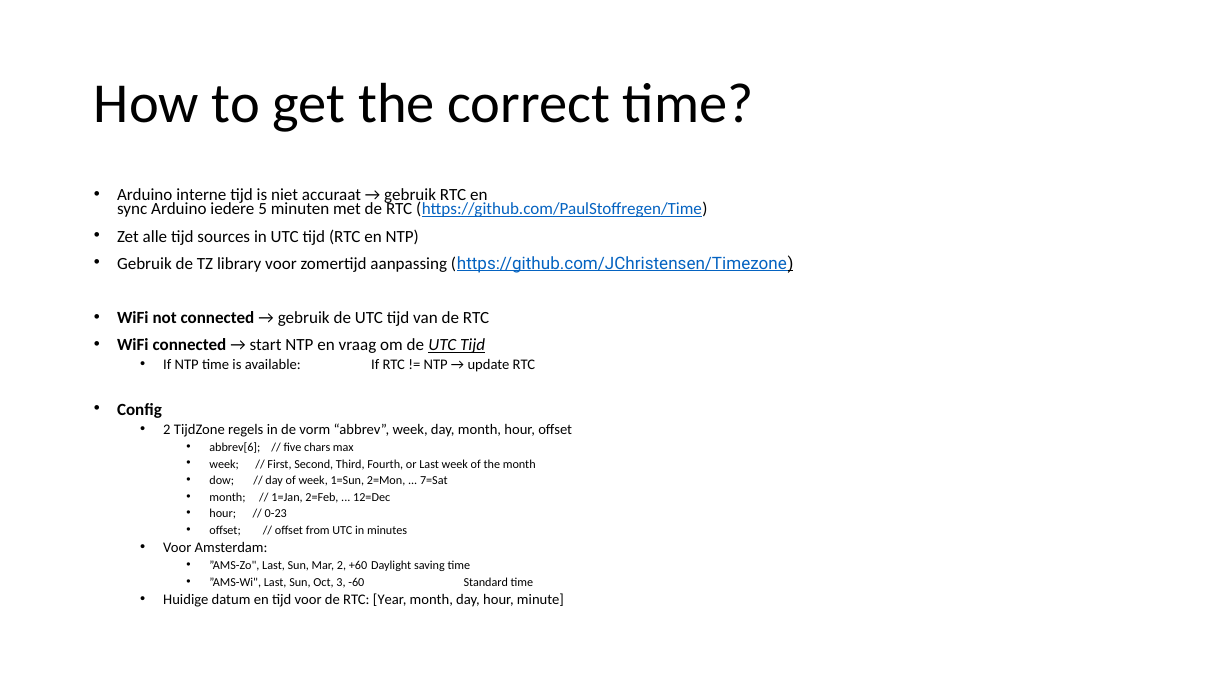
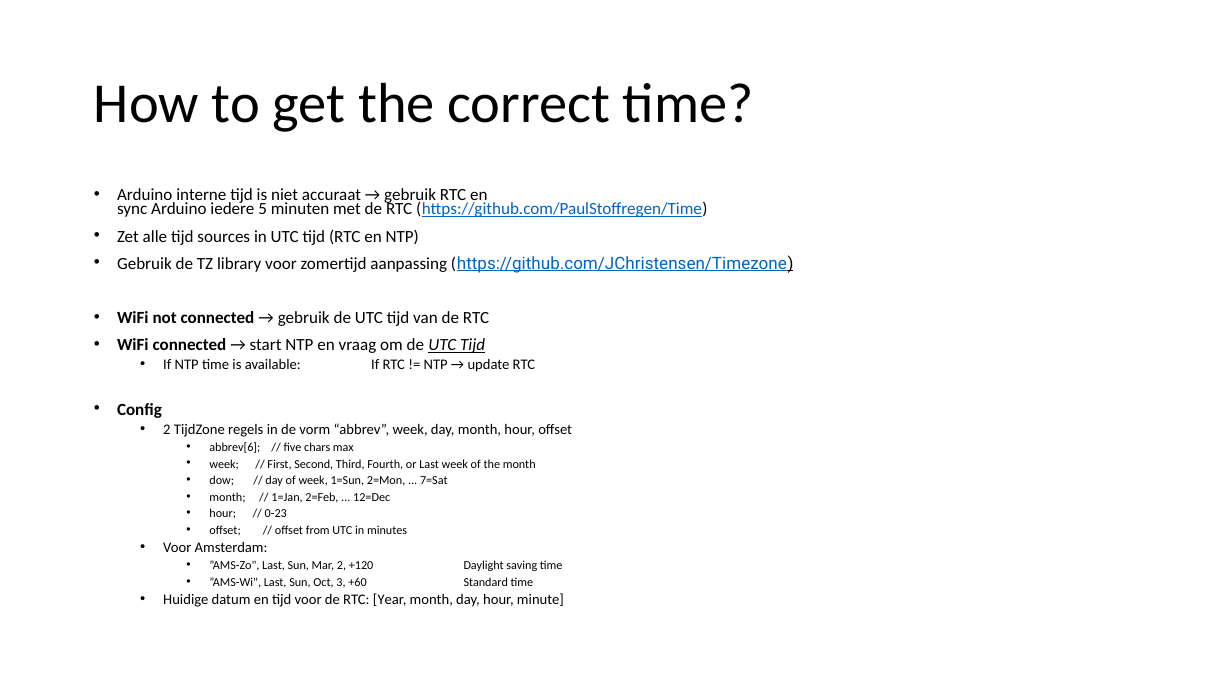
Before and after one commit to EJvdL/Oli, a slide deck: slide 3 of Oli.pptx. Drawn at 1232x693 pixels with LibreOffice and Linux fonts; fonts in the diff are those of the drawing. Boxes give left, top, right and bottom in pixels: in the first picture for what was removed or moved away, otherwise in the second. Text is boxed around its words. In the diff, an @@ line names an element or a change of style, - is before the commit and + after.

Commit message:
Time handling updated

```diff
--- a/Oli.pptx
+++ b/Oli.pptx
@@ text at [209, 560, 534, 588]: text changed @@
-    • ”AMS-Zo", Last, Sun, Mar, 2, +60 Daylight saving time
-    • ”AMS-Wi", Last, Sun, Oct, 3, -60 Standard time
+    • ”AMS-Zo", Last, Sun, Mar, 2, +120 Daylight saving time
+    • ”AMS-Wi", Last, Sun, Oct, 3, +60 Standard time
```
Also in this commit, not shown: 8 other files.
